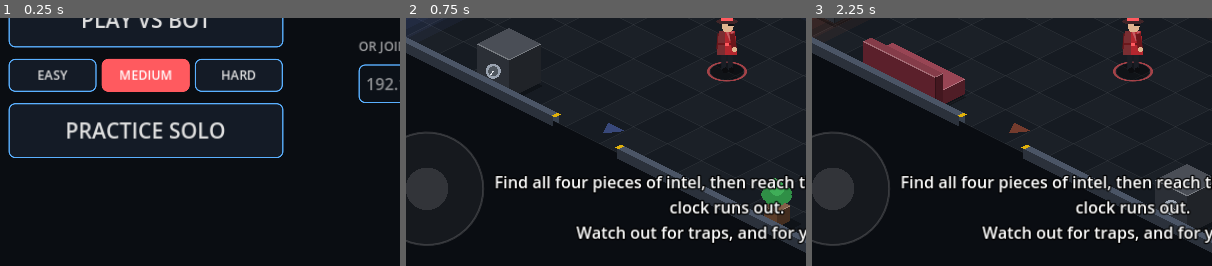
Above: before the commit, frames 1-3 (left to right).
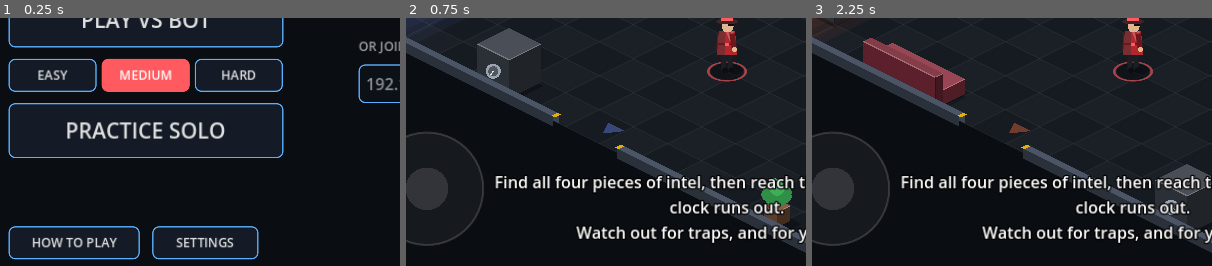
Above: after the commit, the same moments.

Repository: petherin/doublecross
Game: Godot game, scene res://scenes/main.tscn
Same seed, same stepped clock (60 frames per second), same inputs: the game is played once before the commit and once after it.
Inputs:
- Up to frame 1 (0.25 s): no input
- Up to frame 2 (0.75 s): click "PLAY VS BOT" at 0.5 s
- Up to frame 3 (2.25 s): click "LEAVE" at 1.25 s; click "PLAY VS BOT" at 2 s
The pictures show only the part of the screen within x 10-60%, y 50-100%; the shares and areas given below are measured in that part.

The runs differ from the first frame. In frame 1, 2.2% of the frame differs, in the area x 2-65%, y 83-98%; in frame 2, nothing differs; in frame 3, nothing differs.

Commit message:
Milestone 5: sound, music, settings and how-to-play
- tools/make_audio.py synthesises 20 sound effects and an original
  spy-jazz music loop (walking bass, brushes, vibraphone) with numpy
- Sound autoload with Music/SFX/Distant buses; events in other rooms are
  muffled; music speeds up under a minute; ticking clock under 30s
- Footsteps, rummaging, doors, item chimes, trap sounds, cosh, darts,
  hits, takedowns, win/lose jingles, UI clicks; vibration on hits
- Settings (music/effects volume, vibration, clock length) and a
  How to Play screen; bot level and last IP are remembered
- Host's clock length is sent to the other player at match start

Co-Authored-By: Claude Opus 5.5 <noreply@anthropic.com>
Claude-Session: https://claude.ai/code/session_01P74PWHFE1RDNVbPBsrf3EN

Diff:
--- a/project.godot
+++ b/project.godot
@@ -11,7 +11,9 @@
 
 [autoload]
 
+Settings="*res://scripts/settings.gd"
 Net="*res://scripts/net.gd"
+Sound="*res://scripts/sound.gd"
 
 [display]
 
--- a/scripts/game.gd
+++ b/scripts/game.gd
@@ -76,11 +76,16 @@
 var _clock_sync := 0.0
 ## Darts in flight: { owner, room, pos, vel, live } (live = this device checks hits)
 var darts: Array = []
+var time_limit := TIME_LIMIT
+var _step_t := {}
+var _was_searching := {}
+var _last_tick := -1
 
 
 ## `ids` holds every peer id in the match; the host (lowest id, 1) is Crimson.
-func setup(seed_value: int, p_my_id: int, ids: Array, bot_level := "") -> void:
+func setup(seed_value: int, p_my_id: int, ids: Array, bot_level := "", minutes := 6) -> void:
 	my_id = p_my_id
+	time_limit = minutes * 60.0
 	_rng.randomize()
 	world = World.new(seed_value)
 	contents = world.hidden.duplicate()
@@ -110,7 +115,7 @@
 		agents.append(a)
 		_agent_by_id[id] = a
 		inventories[id] = {"items": [], "case": false, "gadgets": [], "hp": MAX_HP, "darts": MAX_DARTS}
-		clocks[id] = TIME_LIMIT
+		clocks[id] = time_limit
 		_start_room[id] = start
 		a.max_hp = MAX_HP
 		a.hp = MAX_HP
@@ -170,6 +175,7 @@
 	if multiplayer.is_server() and not over:
 		_tick_clocks(delta)
 	_update_hud_status()
+	_sounds(delta)
 
 	var busy := over or local_agent.searching or local_agent.ko_time > 0.0
 	_hud.attack_button.enabled = not busy and _melee_cd <= 0.0
@@ -195,6 +201,31 @@
 func _on_room_changed(room: Vector2i, animate := true) -> void:
 	_view.room = room
 	_hud.show_room(room, animate)
+	if animate:
+		Sound.play("door", -6.0)
+
+
+## Footsteps, rummaging, the low-time tick and music tempo.
+func _sounds(delta: float) -> void:
+	for a in agents:
+		if a.room != local_agent.room:
+			continue
+		var vol := -12.0 if a == local_agent else -16.0
+		if a.moving and a.ko_time <= 0.0:
+			_step_t[a] = _step_t.get(a, 0.0) - delta
+			if _step_t[a] <= 0.0:
+				_step_t[a] = 0.3
+				Sound.play("step1" if randf() < 0.5 else "step2", vol)
+		if a.searching and not _was_searching.get(a, false):
+			Sound.play("rummage", vol + 8.0)
+		_was_searching[a] = a.searching
+	if over:
+		return
+	var left: float = clocks.get(my_id, 999.0)
+	Sound.music_tempo(1.08 if left < 60.0 else 1.0)
+	if left < 30.0 and int(left) != _last_tick:
+		_last_tick = int(left)
+		Sound.play("tick", -4.0, false, 0.0)
 
 
 # ------------------------------------------------------------------ helpers
@@ -284,6 +315,7 @@
 		_hud.toast("You've already got %d traps set. Use them before setting more!" % MAX_TRAPS, Color("ffd23f"), 2.5)
 		return
 	local_agent.start_trap({"kind": kind, "key": key}, TRAP_TIME)
+	Sound.play("trap_set", -3.0)
 
 
 func _on_exit_touched() -> void:
@@ -294,6 +326,7 @@
 	if missing.is_empty():
 		request_escape.rpc_id(1)
 	else:
+		Sound.play("locked", -4.0)
 		_hud.toast("The exit won't open yet. Still missing: %s" % ", ".join(PackedStringArray(missing)), Color("ffd23f"), 3.0)
 
 
@@ -353,6 +386,7 @@
 	if target:
 		a.facing = (target.position - a.position).angle()
 	a.swing()
+	_attack_sound("swing", a.room)
 	show_attack.rpc("melee", id, a.position, Vector2.from_angle(a.facing))
 	if target:
 		_send_hit(id, _id_of(target), "melee")
@@ -373,6 +407,7 @@
 	a.swing()
 	var start := a.position + dir * 34.0
 	darts.append({"owner": id, "room": a.room, "pos": start, "vel": dir * DART_SPEED, "live": true})
+	_attack_sound("dart", a.room)
 	show_attack.rpc("dart", id, start, dir)
 	if id == BOT_ID or multiplayer.is_server():
 		_handle_fire(id)
@@ -388,8 +423,14 @@
 	var a: Agent = _agent_by_id[id]
 	a.facing = dir.angle()
 	a.swing()
+	_attack_sound("dart" if kind == "dart" else "swing", a.room)
 	if kind == "dart":
 		darts.append({"owner": id, "room": a.room, "pos": pos, "vel": dir * DART_SPEED, "live": false})
+
+
+func _attack_sound(sound_name: String, room: Vector2i) -> void:
+	if room == local_agent.room:
+		Sound.play(sound_name, -3.0)
 
 
 func _physics_process(delta: float) -> void:
@@ -680,6 +721,7 @@
 func _on_event(e: Dictionary) -> void:
 	var pid: int = e.get("pid", 0)
 	var me := pid == my_id
+	_event_sound(e, me)
 	var col := local_agent.accent.lightened(0.3)
 	var warn := Color("ffd23f")
 	match e.get("type", ""):
@@ -749,6 +791,44 @@
 				_hud.toast("Your %s got %s!" % [trap_name, victim.display_name], col, 3.0)
 
 
+func _event_sound(e: Dictionary, me: bool) -> void:
+	var here: bool = not e.has("room") or e["room"] == local_agent.room
+	match e.get("type", ""):
+		"search":
+			if not me:
+				return
+			if e["disarmed"] != "":
+				Sound.play("gadget")
+			var found: String = e["found"]
+			if found == "":
+				Sound.play("nothing", -2.0)
+			elif found in World.GADGETS:
+				Sound.play("gadget")
+			else:
+				Sound.play("found")
+		"disarm":
+			if me:
+				Sound.play("gadget")
+		"ko":
+			var sound_name: String = {"BOMB": "boom", "SPRING": "boing", "WIRE": "twang"}[e["kind"]]
+			# A bomb is loud enough to hear through the walls.
+			if here or me or e["kind"] == "BOMB":
+				Sound.play(sound_name, 0.0, not (here or me), 0.03)
+			if me:
+				Settings.buzz(350 if e["kind"] == "BOMB" else 200)
+		"hit":
+			var v: Agent = _agent_by_id[e["pid"]]
+			if v.room == local_agent.room:
+				Sound.play("hit", -1.0)
+			if me:
+				Settings.buzz(80)
+		"down":
+			if here or me:
+				Sound.play("down")
+			if me:
+				Settings.buzz(300)
+
+
 static func _trap_for(gadget: String) -> String:
 	for t in World.TRAPS:
 		if World.TRAPS[t] == gadget:
@@ -773,4 +853,7 @@
 	var name := ""
 	if _agent_by_id.has(winner):
 		name = _agent_by_id[winner].display_name
+	Sound.music(false)
+	Sound.music_tempo(1.0)
+	Sound.play("win" if winner == my_id else "lose")
 	_hud.show_end(winner, my_id, name, reason, multiplayer.is_server())
--- a/scripts/main.gd
+++ b/scripts/main.gd
@@ -10,6 +10,7 @@
 ## One-player modes are run entirely on this device.
 var _offline_mode := ""   # "", "practice" or "bot"
 var _bot_level := "medium"
+var _minutes := 6
 
 
 func _ready() -> void:
@@ -19,6 +20,7 @@
 	Net.opponent_joined.connect(_on_opponent_joined)
 	Net.session_ended.connect(_show_menu)
 	_show_menu("")
+	Sound.music(true)
 
 
 func _notification(what: int) -> void:
@@ -54,11 +56,12 @@
 	# Small pause so the joiner has finished its side of the handshake.
 	await get_tree().create_timer(0.3).timeout
 	if Net.in_session:
-		start_game.rpc(randi())
+		start_game.rpc(randi(), Settings.clock_minutes)
 
 
 @rpc("authority", "call_local", "reliable")
-func start_game(seed_value: int) -> void:
+func start_game(seed_value: int, minutes := 6) -> void:
+	_minutes = minutes
 	_offline_mode = ""
 	var ids: Array = [multiplayer.get_unique_id()]
 	ids.append_array(multiplayer.get_peers())
@@ -67,6 +70,7 @@
 
 func _start_offline(mode: String) -> void:
 	_offline_mode = mode
+	_minutes = Settings.clock_minutes
 	_begin(randi(), [multiplayer.get_unique_id()])
 
 
@@ -74,7 +78,7 @@
 	if _offline_mode != "":
 		_begin(randi(), [multiplayer.get_unique_id()])
 	elif multiplayer.is_server():
-		start_game.rpc(randi())
+		start_game.rpc(randi(), Settings.clock_minutes)
 
 
 func _begin(seed_value: int, ids: Array) -> void:
@@ -90,6 +94,8 @@
 	_game = Game.new()
 	_game.name = "Game"
 	add_child(_game)
-	_game.setup(seed_value, multiplayer.get_unique_id(), ids, _bot_level if _offline_mode == "bot" else "")
+	_game.setup(seed_value, multiplayer.get_unique_id(), ids, _bot_level if _offline_mode == "bot" else "", _minutes)
+	Sound.music(true)
+	Sound.music_tempo(1.0)
 	_game.leave_requested.connect(_leave)
 	_game.rematch_requested.connect(_rematch)
--- a/scripts/menu.gd
+++ b/scripts/menu.gd
@@ -13,6 +13,7 @@
 var _t := 0.0
 var _content: Control
 var _bot_level := "medium"
+var _overlay: Control
 var _lift := 0.0
 
 const Ui = preload("res://scripts/ui.gd")
@@ -21,6 +22,7 @@
 func _ready() -> void:
 	set_anchors_preset(Control.PRESET_FULL_RECT)
 	theme = _make_theme()
+	_bot_level = Settings.bot_level
 	# All menu widgets live in a 1280x800 panel that is centred (and lifted
 	# above the on-screen keyboard) in _process.
 	_content = Control.new()
@@ -69,7 +71,10 @@
 		b.button_pressed = lv == _bot_level
 		b.custom_minimum_size = Vector2(141, 50)
 		b.add_theme_font_size_override("font_size", 20)
-		b.pressed.connect(func(): _bot_level = lv)
+		b.pressed.connect(func():
+			_bot_level = lv
+			Settings.bot_level = lv
+			Settings.save())
 		levels.add_child(b)
 	left.add_child(levels)
 	left.add_child(_big_button("PRACTICE SOLO", func(): practice_requested.emit()))
@@ -104,6 +109,7 @@
 	right.add_child(row)
 	_ip_edit = LineEdit.new()
 	_ip_edit.placeholder_text = "192.168.1.20"
+	_ip_edit.text = Settings.last_ip
 	_ip_edit.custom_minimum_size = Vector2(300, 60)
 	_ip_edit.virtual_keyboard_type = LineEdit.KEYBOARD_TYPE_NUMBER_DECIMAL
 	_ip_edit.text_submitted.connect(func(_t): _join(_ip_edit.text.strip_edges()))
@@ -133,6 +139,25 @@
 		set_status(""))
 	_content.add_child(_cancel)
 
+	# Small buttons along the bottom.
+	var help := Button.new()
+	help.text = "HOW TO PLAY"
+	help.position = Vector2(140, 730)
+	help.size = Vector2(210, 50)
+	help.add_theme_font_size_override("font_size", 20)
+	help.pressed.connect(_show_help)
+	_content.add_child(help)
+	var settings := Button.new()
+	settings.text = "SETTINGS"
+	settings.position = Vector2(370, 730)
+	settings.size = Vector2(170, 50)
+	settings.add_theme_font_size_override("font_size", 20)
+	settings.pressed.connect(_show_settings)
+	_content.add_child(settings)
+
+	# Every button in the menu clicks.
+	_hook_clicks(self)
+
 	Net.hosts_changed.connect(_refresh_hosts)
 	Net.joined_host.connect(func(): set_status("Connected! Briefing incoming…"))
 	Net.join_failed.connect(func():
@@ -140,6 +165,148 @@
 		set_status("Couldn't reach that game. Check you're on the same Wi-Fi."))
 	Net.start_listening()
 	_refresh_hosts()
+
+
+func _hook_clicks(n: Node) -> void:
+	for c in n.get_children():
+		if c is BaseButton and not c.has_meta("click"):
+			c.set_meta("click", true)
+			(c as BaseButton).pressed.connect(func(): Sound.play("click", -4.0, false, 0.0))
+		_hook_clicks(c)
+
+
+## A dimmed full-screen panel with a centred card; returns the card's VBox.
+func _open_overlay(title_text: String, width := 760.0) -> VBoxContainer:
+	_close_overlay()
+	_overlay = Control.new()
+	add_child(_overlay)
+	_overlay.position = Vector2.ZERO
+	_overlay.size = Ui.view_size(self)
+	var dim := ColorRect.new()
+	dim.color = Color(0, 0, 0, 0.78)
+	_overlay.add_child(dim)
+	dim.set_anchors_and_offsets_preset(Control.PRESET_FULL_RECT)
+	var center := CenterContainer.new()
+	_overlay.add_child(center)
+	center.set_anchors_and_offsets_preset(Control.PRESET_FULL_RECT)
+	var card := PanelContainer.new()
+	var sb := StyleBoxFlat.new()
+	sb.bg_color = Color("0f1621")
+	sb.border_color = Color("5ab0ff")
+	sb.set_border_width_all(2)
+	sb.set_corner_radius_all(14)
+	sb.set_content_margin_all(28)
+	card.add_theme_stylebox_override("panel", sb)
+	card.custom_minimum_size = Vector2(width, 0)
+	center.add_child(card)
+	var box := VBoxContainer.new()
+	box.add_theme_constant_override("separation", 16)
+	card.add_child(box)
+	var t := Label.new()
+	t.text = title_text
+	t.add_theme_font_size_override("font_size", 40)
+	t.add_theme_color_override("font_color", Color("ff5a5f"))
+	box.add_child(t)
+	return box
+
+
+func _close_overlay() -> void:
+	if _overlay:
+		_overlay.queue_free()
+		_overlay = null
+
+
+func _done_button(box: VBoxContainer) -> void:
+	var done := Button.new()
+	done.text = "DONE"
+	done.custom_minimum_size = Vector2(0, 64)
+	done.pressed.connect(func():
+		Settings.save()
+		_close_overlay())
+	box.add_child(done)
+	_hook_clicks(box)
+
+
+func _show_settings() -> void:
+	var box := _open_overlay("SETTINGS", 640.0)
+	box.add_child(_slider_row("Music", Settings.music_volume, func(v):
+		Settings.music_volume = v
+		Settings.changed.emit()))
+	box.add_child(_slider_row("Sound effects", Settings.sfx_volume, func(v):
+		Settings.sfx_volume = v
+		Settings.changed.emit()
+		Sound.play("click", -4.0, false, 0.0)))
+	var vib := CheckButton.new()
+	vib.text = "Vibrate when hit"
+	vib.button_pressed = Settings.vibration
+	vib.toggled.connect(func(on): Settings.vibration = on)
+	box.add_child(vib)
+	var row := HBoxContainer.new()
+	row.add_theme_constant_override("separation", 12)
+	var l := Label.new()
+	l.text = "Clock per agent"
+	l.custom_minimum_size = Vector2(230, 0)
+	row.add_child(l)
+	var group := ButtonGroup.new()
+	for m in [4, 6, 8, 10]:
+		var b := Button.new()
+		b.text = "%d min" % m
+		b.toggle_mode = true
+		b.button_group = group
+		b.button_pressed = m == Settings.clock_minutes
+		b.custom_minimum_size = Vector2(90, 50)
+		b.pressed.connect(func(): Settings.clock_minutes = m)
+		row.add_child(b)
+	box.add_child(row)
+	var note := Label.new()
+	note.text = "In a two-player game the host's clock setting is used."
+	note.add_theme_font_size_override("font_size", 18)
+	note.add_theme_color_override("font_color", Color(1, 1, 1, 0.5))
+	box.add_child(note)
+	_done_button(box)
+
+
+func _slider_row(label_text: String, value: float, on_change: Callable) -> HBoxContainer:
+	var row := HBoxContainer.new()
+	row.add_theme_constant_override("separation", 12)
+	var l := Label.new()
+	l.text = label_text
+	l.custom_minimum_size = Vector2(230, 0)
+	row.add_child(l)
+	var sl := HSlider.new()
+	sl.min_value = 0.0
+	sl.max_value = 1.0
+	sl.step = 0.05
+	sl.value = value
+	sl.custom_minimum_size = Vector2(320, 40)
+	sl.size_flags_horizontal = Control.SIZE_EXPAND_FILL
+	sl.drag_ended.connect(func(_c): on_change.call(sl.value))
+	sl.value_changed.connect(func(v): if not sl.has_focus(): on_change.call(v))
+	row.add_child(sl)
+	return row
+
+
+func _show_help() -> void:
+	var box := _open_overlay("HOW TO PLAY", 900.0)
+	var text := RichTextLabel.new()
+	text.bbcode_enabled = true
+	text.fit_content = true
+	text.custom_minimum_size = Vector2(840, 0)
+	text.add_theme_font_size_override("normal_font_size", 21)
+	text.add_theme_font_size_override("bold_font_size", 21)
+	text.text = """[b][color=#5ab0ff]The mission[/color][/b]  Find the [b]PASSPORT, CASH, MICROFILM[/b] and [b]KEYCARD[/b] hidden in the furniture, then walk out of the glowing [color=#5dff8a][b]EXIT[/b][/color] before your clock runs out. First one out wins.
+
+[b][color=#5ab0ff]Searching[/color][/b]  Stand next to furniture and tap [b]SEARCH[/b]. Without the [b]BRIEFCASE[/b] you can only carry one item, so you'll swap and leave the other behind.
+
+[b][color=#5ab0ff]Traps[/color][/b]  Tap [b]TRAP[/b] to hide a [b]BOMB[/b] or [b]SPRING[/b] in furniture, or string a [b]TRIPWIRE[/b] across a doorway. Getting caught knocks you out, scatters your intel and costs 20 seconds. Only you can see your own traps, but they still work on you!
+
+[b][color=#5ab0ff]Gadgets[/color][/b]  The [b]EXTINGUISHER[/b] beats bombs, the [b]TOOLKIT[/b] beats springs and the [b]WIRE CUTTERS[/b] beat tripwires. Each one is used up when it saves you.
+
+[b][color=#5ab0ff]Fighting[/color][/b]  [b]ATTACK[/b] swings your cosh, [b]FIRE[/b] shoots a dart. Three hits take an agent out: they drop their intel, lose 30 seconds and wake up back at the start.
+
+[b][color=#5ab0ff]Keyboard[/color][/b]  WASD/arrows move · E search · 1/2/3 traps · F cosh · G dart"""
+	box.add_child(text)
+	_done_button(box)
 
 
 func set_status(msg: String) -> void:
@@ -163,6 +330,8 @@
 		target = maxf(0.0, field_bottom - kb_top)
 	_lift = lerpf(_lift, target, minf(1.0, delta * 12.0))
 	_content.position = ((vp - Ui.BASE * k) / 2.0).floor() - Vector2(0, _lift)
+	if _overlay:
+		_overlay.size = vp
 	queue_redraw()
 
 
@@ -191,6 +360,8 @@
 	if ip == "":
 		set_status("Type the host's IP address first.")
 		return
+	Settings.last_ip = ip
+	Settings.save()
 	if Net.join(ip) != OK:
 		set_status("That doesn't look like a valid address.")
 		return
--- /dev/null
+++ b/scripts/settings.gd
@@ -0,0 +1,43 @@
+extends Node
+## Player settings, saved on the device (user://settings.cfg).
+
+signal changed
+
+const PATH := "user://settings.cfg"
+
+var music_volume := 0.7
+var sfx_volume := 0.9
+var vibration := true
+var clock_minutes := 6
+var bot_level := "medium"
+var last_ip := ""
+
+
+func _ready() -> void:
+	var cfg := ConfigFile.new()
+	if cfg.load(PATH) == OK:
+		music_volume = cfg.get_value("audio", "music", music_volume)
+		sfx_volume = cfg.get_value("audio", "sfx", sfx_volume)
+		vibration = cfg.get_value("game", "vibration", vibration)
+		clock_minutes = cfg.get_value("game", "clock_minutes", clock_minutes)
+		bot_level = cfg.get_value("game", "bot_level", bot_level)
+		last_ip = cfg.get_value("net", "last_ip", last_ip)
+	changed.emit()
+
+
+func save() -> void:
+	var cfg := ConfigFile.new()
+	cfg.set_value("audio", "music", music_volume)
+	cfg.set_value("audio", "sfx", sfx_volume)
+	cfg.set_value("game", "vibration", vibration)
+	cfg.set_value("game", "clock_minutes", clock_minutes)
+	cfg.set_value("game", "bot_level", bot_level)
+	cfg.set_value("net", "last_ip", last_ip)
+	cfg.save(PATH)
+	changed.emit()
+
+
+## A short buzz on phones/tablets (if enabled).
+func buzz(ms: int) -> void:
+	if vibration and OS.has_feature("mobile"):
+		Input.vibrate_handheld(ms)
--- /dev/null
+++ b/scripts/sound.gd
@@ -0,0 +1,89 @@
+extends Node
+## Sound effects and music. All audio is synthesised by tools/make_audio.py.
+##
+## Buses: Music, SFX, and Distant (SFX heard through walls: quieter and muffled).
+
+const NAMES := [
+	"step1", "step2", "rummage", "found", "gadget", "nothing", "trap_set", "boom",
+	"boing", "twang", "swing", "hit", "down", "dart", "door", "click", "locked",
+	"tick", "win", "lose",
+]
+const VOICES := 12
+
+var _streams := {}
+var _players: Array[AudioStreamPlayer] = []
+var _next := 0
+var _music: AudioStreamPlayer
+
+
+func _ready() -> void:
+	_make_bus("Music")
+	_make_bus("SFX")
+	var distant := _make_bus("Distant")
+	var lp := AudioEffectLowPassFilter.new()
+	lp.cutoff_hz = 700.0
+	AudioServer.add_bus_effect(distant, lp)
+	AudioServer.set_bus_volume_db(distant, -9.0)
+	AudioServer.set_bus_send(distant, "SFX")
+
+	for n in NAMES:
+		var path := "res://assets/audio/%s.wav" % n
+		if ResourceLoader.exists(path):
+			_streams[n] = load(path)
+	for i in VOICES:
+		var p := AudioStreamPlayer.new()
+		p.bus = "SFX"
+		add_child(p)
+		_players.append(p)
+
+	_music = AudioStreamPlayer.new()
+	_music.bus = "Music"
+	var m: AudioStream = load("res://assets/audio/music.ogg")
+	if m is AudioStreamOggVorbis:
+		m.loop = true
+	_music.stream = m
+	add_child(_music)
+
+	Settings.changed.connect(_apply_volumes)
+	_apply_volumes()
+
+
+func _make_bus(bus_name: String) -> int:
+	var idx := AudioServer.get_bus_index(bus_name)
+	if idx == -1:
+		AudioServer.add_bus()
+		idx = AudioServer.bus_count - 1
+		AudioServer.set_bus_name(idx, bus_name)
+		AudioServer.set_bus_send(idx, "Master")
+	return idx
+
+
+func _apply_volumes() -> void:
+	AudioServer.set_bus_volume_db(AudioServer.get_bus_index("Music"), linear_to_db(maxf(Settings.music_volume, 0.0001)))
+	AudioServer.set_bus_volume_db(AudioServer.get_bus_index("SFX"), linear_to_db(maxf(Settings.sfx_volume, 0.0001)))
+
+
+## Plays an effect. `distant` = it happened in another room (muffled).
+func play(sound_name: String, volume_db := 0.0, distant := false, pitch_jitter := 0.06) -> void:
+	if not _streams.has(sound_name):
+		return
+	var p := _players[_next]
+	_next = (_next + 1) % _players.size()
+	p.stop()
+	p.stream = _streams[sound_name]
+	p.bus = "Distant" if distant else "SFX"
+	p.volume_db = volume_db
+	p.pitch_scale = 1.0 + randf_range(-pitch_jitter, pitch_jitter)
+	p.play()
+
+
+func music(on: bool) -> void:
+	if on and not _music.playing:
+		_music.play()
+	elif not on:
+		_music.stop()
+
+
+## Speeds the music up a touch when time is running out.
+func music_tempo(scale: float) -> void:
+	_music.pitch_scale = scale
Not shown, added: assets/audio/boing.wav.import
Not shown, added: assets/audio/boom.wav.import
Not shown, added: assets/audio/click.wav.import
Not shown, added: assets/audio/dart.wav.import
Not shown, added: assets/audio/door.wav.import
Not shown, added: assets/audio/down.wav.import
Not shown, added: assets/audio/found.wav.import
Not shown, added: assets/audio/gadget.wav.import
Not shown, added: assets/audio/hit.wav.import
Not shown, added: assets/audio/locked.wav.import
Not shown, added: assets/audio/lose.wav.import
Not shown, added: assets/audio/music.ogg.import
(and 30 more such lines)
